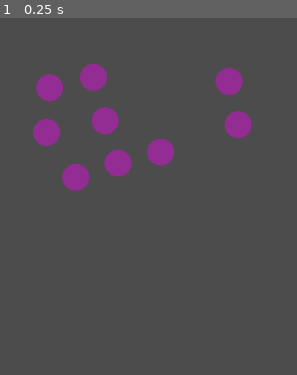
Above: before the commit, frame 1.
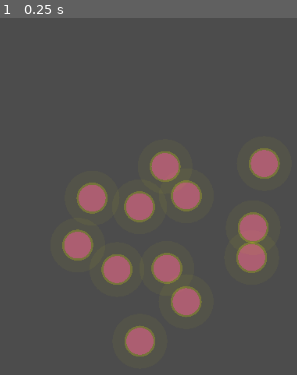
Above: after the commit, the same moment.

Repository: bnyu/godot_demo
Game: Godot game, scene res://World.tscn
The game is run twice, just before and just after one commit, with the same random seed, the same clock (stepped at 60 frames per second) and the same inputs.
Inputs:
- Up to frame 1 (0.25 s): no input

The runs differ from the first frame. In frame 1, 13% of the frame differs, in the area x 11-95%, y 12-95%.

Commit message:
move and avoid

Diff:
--- a/Movement.gd
+++ b/Movement.gd
@@ -2,52 +2,79 @@
 
 var DEBUG_DRAW = true
 
-export var speed = 100  # Movement speed.
-var av = Vector2.ZERO  # Avoidance vector.
-var avoid_weight = 10  # How strongly to avoid other units.
-var target_radius = 100  # Stop when this close to target.
-var target = null setget set_target  # Set this to move.
-var selected = false  # Is this unit selected?
-var velocity = Vector2.ZERO
+export var speed: float = 100  # Movement speed.
 
-func _physics_process(delta):
-	velocity = Vector2.ZERO
-	if target:
-		# If there's a target, move toward it.
-		velocity = position.direction_to(target)
+var target_radius: float = 100  # Stop when this close to target.
+
+var body_radius: float = 0
+var move_keep_radius: float = 0
+var rest_keep_radius: float = 0
+
+var to_target: bool = false
+var target: Vector2 = Vector2.ZERO setget set_target
+
+var going_velocity: Vector2 = Vector2.ZERO
+var avoid_velocity: Vector2 = Vector2.ZERO
+var velocity: Vector2 = Vector2.ZERO
+
+var no_avoid: bool = false
+
+func _ready() -> void:
+	body_radius = $Shape.shape.radius
+	move_keep_radius = $MoveSpace/Shape.shape.radius
+	rest_keep_radius = $RestSpace/Shape.shape.radius
+	target_radius = rest_keep_radius * 1.2
+
+func _physics_process(_delta) -> void:
+	if to_target:
 		if position.distance_to(target) < target_radius:
-			target = null
-	# Find avoidance vector and add to velocity.
-	av = avoid()
-	if av.length() > 0:
-		velocity = (velocity + av).normalized()
+			to_target = false
+			going_velocity = Vector2.ZERO
+		else:
+			going_velocity = get_going_velocity()
+	if no_avoid:
+		avoid_velocity = Vector2.ZERO
+	else:
+		avoid_velocity = get_avoid_velocity()
+	velocity = (going_velocity + avoid_velocity).normalized()
 	if velocity.length() > 0:
-		# Rotate body to point in movement direction.
-		rotation = velocity.angle()
 		move_and_slide(velocity * speed)
 	update()
 
+func get_going_velocity() -> Vector2:
+	return position.direction_to(target)
+
+func get_avoid_velocity() -> Vector2:
+	var result = Vector2.ZERO
+	var keep_distance: float = 0
+	var neighbors = []
+	if to_target:
+		neighbors = $MoveSpace.get_overlapping_bodies()
+		keep_distance = move_keep_radius - body_radius
+	else:
+		neighbors = $RestSpace.get_overlapping_bodies()
+		keep_distance = rest_keep_radius - body_radius
+	if keep_distance > 0:
+		for n in neighbors:
+			var distance: float = n.position.distance_to(position)
+			if distance > 0:
+				var n_body_radius = body_radius #todo
+				var factor = 1 - (distance - body_radius - n_body_radius) / keep_distance
+				if factor > 0:
+					var direction = n.position.direction_to(position)
+					result += direction * factor
+	return result
+
 func set_target(value):
 	target = value
-
-func avoid():
-	# Calculates avoidance vector based on nearby units.
-	var result = Vector2.ZERO
-	var neighbors = $Space.get_overlapping_bodies()
-	for n in neighbors:
-		var distance = n.position.distance_to(position)
-		if distance > 0:
-			var factor = 1 - (distance - 2*$Body.shape.radius) / ($Space/SpaceShape.shape.radius - $Body.shape.radius)
-			if factor > 0:
-				var direction = n.position.direction_to(position)
-				result += direction * factor
-	return result
+	to_target = true
 
 func _draw():
 	# Draws some debug vectors.
 	if !DEBUG_DRAW:
 		return
-	draw_circle(Vector2.ZERO, $Body.shape.radius,Color(1, 0, 1, 0.4))
-	#draw_circle(Vector2.ZERO, $Space/SpaceShape.shape.radius,Color(1, 1, 0, 0.2))
-	draw_line(Vector2.ZERO, av.rotated(-rotation)*speed, Color(1, 0, 0), 4)
+	draw_circle(Vector2.ZERO, body_radius, Color(1, 0, 1, 0.4))
+	draw_circle(Vector2.ZERO, move_keep_radius, Color(1, 1, 0, 0.04))
+	draw_circle(Vector2.ZERO, rest_keep_radius, Color(1, 1, 0, 0.2))
+	draw_line(Vector2.ZERO, avoid_velocity.rotated(-rotation)*speed, Color(1, 0, 0), 4)
 	draw_line(Vector2.ZERO, velocity.rotated(-rotation)*speed, Color(0, 1, 0), 2)
--- a/Movement.tscn
+++ b/Movement.tscn
@@ -6,20 +6,25 @@
 radius = 17.3157
 
 [sub_resource type="CircleShape2D" id=2]
-radius = 38.8192
+radius = 19.9207
+
+[sub_resource type="CircleShape2D" id=3]
+radius = 35.2259
 
 [node name="Movement" type="KinematicBody2D"]
 script = ExtResource( 1 )
 
-[node name="Body" type="CollisionShape2D" parent="."]
+[node name="Shape" type="CollisionShape2D" parent="."]
 shape = SubResource( 1 )
 
-[node name="Space" type="Area2D" parent="."]
-gravity_point = true
-gravity_distance_scale = 1.0
-gravity_vec = Vector2( 0, 0 )
-gravity = -100.0
-priority = 1.0
+[node name="RestSpace" type="Area2D" parent="."]
+monitorable = false
 
-[node name="SpaceShape" type="CollisionShape2D" parent="Space"]
+[node name="Shape" type="CollisionShape2D" parent="RestSpace"]
 shape = SubResource( 2 )
+
+[node name="MoveSpace" type="Area2D" parent="."]
+monitorable = false
+
+[node name="Shape" type="CollisionShape2D" parent="MoveSpace"]
+shape = SubResource( 3 )
--- a/World.gd
+++ b/World.gd
@@ -9,8 +9,6 @@
 	if event is InputEventMouseButton:
 		if event.button_index == BUTTON_LEFT:
 			if event.pressed:
-				for item in selected:
-					item.collider.selected = false
 				selected = []
 				drag_start = event.position
 				selecting = true
@@ -25,8 +23,6 @@
 				query.transform = Transform2D(0, (drag_end + drag_start) / 2)
 				# Result is an array of dictionaries. Each has a "collider" key.
 				selected = space.intersect_shape(query)
-				for item in selected:
-					item.collider.selected = true
 				update()
 		# If there is a selection, give it the target.
 		elif event.button_index == BUTTON_RIGHT:
--- a/World.tscn
+++ b/World.tscn
@@ -7,28 +7,37 @@
 script = ExtResource( 1 )
 
 [node name="Movement" parent="." instance=ExtResource( 2 )]
-position = Vector2( 167.585, 94.0454 )
+position = Vector2( 341, 228 )
 
 [node name="Movement2" parent="." instance=ExtResource( 2 )]
-position = Vector2( 162.635, 140.007 )
+position = Vector2( 281, 242 )
 
 [node name="Movement3" parent="." instance=ExtResource( 2 )]
-position = Vector2( 248.902, 184.555 )
+position = Vector2( 313.755, 190.407 )
 
 [node name="Movement4" parent="." instance=ExtResource( 2 )]
-position = Vector2( 238.296, 136.472 )
+position = Vector2( 440.695, 186.551 )
+
+[node name="Movement13" parent="." instance=ExtResource( 2 )]
+position = Vector2( 201.897, 291.225 )
+
+[node name="Movement14" parent="." instance=ExtResource( 2 )]
+position = Vector2( 316, 321 )
+
+[node name="Movement15" parent="." instance=ExtResource( 2 )]
+position = Vector2( 340.694, 363.654 )
 
 [node name="Movement5" parent="." instance=ExtResource( 2 )]
-position = Vector2( 219.203, 78.4889 )
+position = Vector2( 424.593, 305.49 )
 
 [node name="Movement6" parent="." instance=ExtResource( 2 )]
-position = Vector2( 207.183, 201.525 )
+position = Vector2( 220.326, 230.918 )
 
 [node name="Movement7" parent="." instance=ExtResource( 2 )]
-position = Vector2( 405.88, 130.108 )
+position = Vector2( 281.49, 414.409 )
 
 [node name="Movement8" parent="." instance=ExtResource( 2 )]
-position = Vector2( 299.814, 173.948 )
+position = Vector2( 252.121, 322.47 )
 
 [node name="Movement9" parent="." instance=ExtResource( 2 )]
-position = Vector2( 396.687, 86.2671 )
+position = Vector2( 426.409, 268.796 )
Not shown: 1 places in Movement.tscn that only renumber resources
